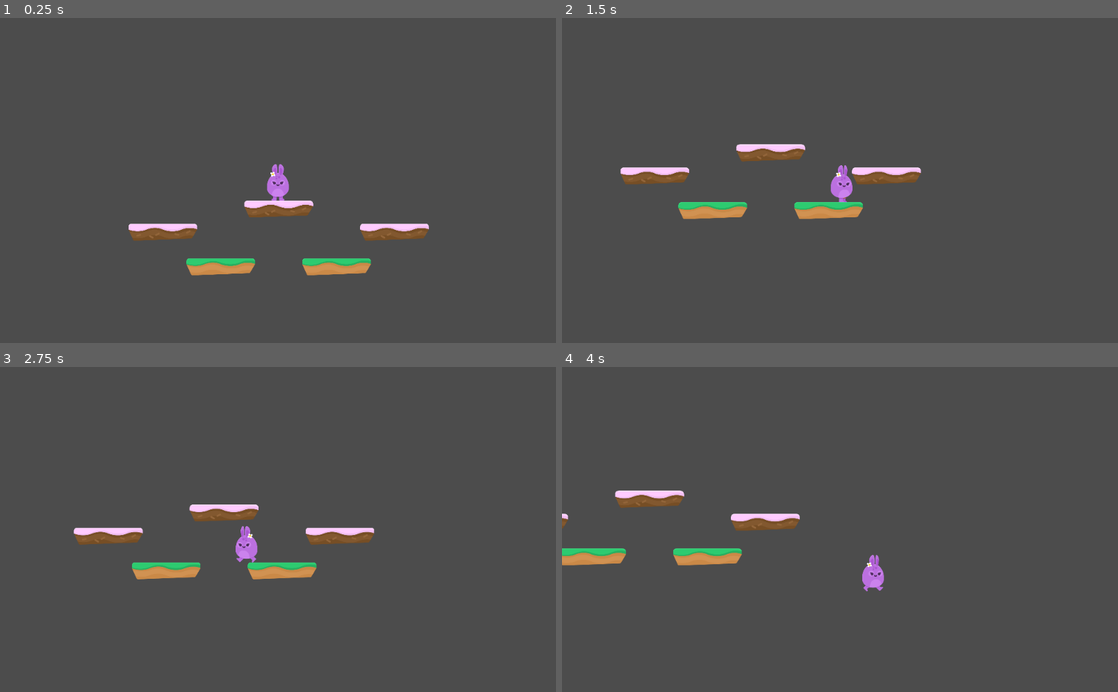
Above: before the commit, frames 1-4 (two rows, left to right).
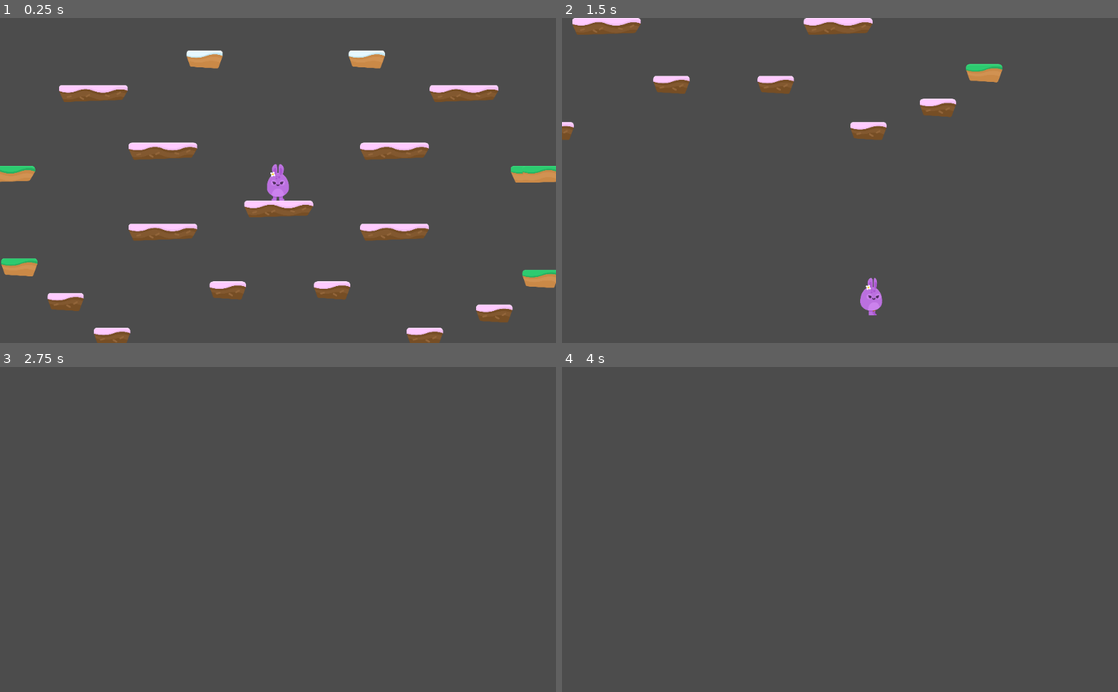
Above: after the commit, the same moments.

Repository: alexandrepeluchi/godot-udemy
Game: Godot game, scene res://Levels/Level1.tscn
Two runs of this game, one before a commit and one after it. Both use one fixed random seed, a clock stepped at 60 frames per second and the inputs below.
Inputs:
- Up to frame 1 (0.25 s): no input
- Up to frame 2 (1.5 s): hold D (right) from 0.53 s (still down); tap W (jump) at 0.77 s
- Up to frame 3 (2.75 s): tap W (jump) at 1.52 s; release D (right) at 2.03 s; hold A (left) from 2.03 s (still down)
- Up to frame 4 (4 s): release A (left) at 2.78 s; hold D (right) from 2.78 s (still down); tap W (jump) at 3.02, 3.77 s

The runs differ from the first frame. In frame 1, 7.4% of the frame differs, in the area x 0-100%, y 10-100%; in frame 2, 6.4%; in frame 3, 3.2%; in frame 4, 2.7%.

Commit message:
Melhorando a scene de teste

Diff:
--- a/Hoppy Days/Levels/Level1.tscn
+++ b/Hoppy Days/Levels/Level1.tscn
@@ -10,5 +10,6 @@
 
 [node name="TileMap" type="TileMap" parent="."]
 tile_set = ExtResource( 2 )
+collision_layer = 2
 format = 1
-tile_data = PoolIntArray( 393221, 0, 0, 589819, 0, 0, 524303, 0, 0, 720896, 2, 0, 720906, 2, 0 )
+tile_data = PoolIntArray( -786425, 7, 0, -458752, 7, 0, -458738, 7, 0, -196619, 0, 0, -262123, 0, 0, 131067, 0, 0, 65551, 0, 0, 262125, 2, 0, 196636, 2, 0, 196637, 2, 0, 393221, 0, 0, 589819, 0, 0, 524303, 0, 0, 786416, 3, 0, 786461, 3, 0, 851970, 1, 0, 851979, 1, 0, 983028, 1, 0, 983065, 1, 0, 1179640, 1, 0, 1114131, 1, 0 )
--- a/Hoppy Days/Player/Player.tscn
+++ b/Hoppy Days/Player/Player.tscn
@@ -9,6 +9,7 @@
 
 [node name="Player" type="KinematicBody2D"]
 position = Vector2( 504.693, 254.994 )
+collision_mask = 2
 script = ExtResource( 2 )
 __meta__ = {
 "_edit_group_": true
--- a/Hoppy Days/project.godot
+++ b/Hoppy Days/project.godot
@@ -38,6 +38,11 @@
  ]
 }
 
+[layer_names]
+
+2d_physics/layer_1="Player"
+2d_physics/layer_2="Terrain"
+
 [rendering]
 
 environment/default_environment="res://default_env.tres"
